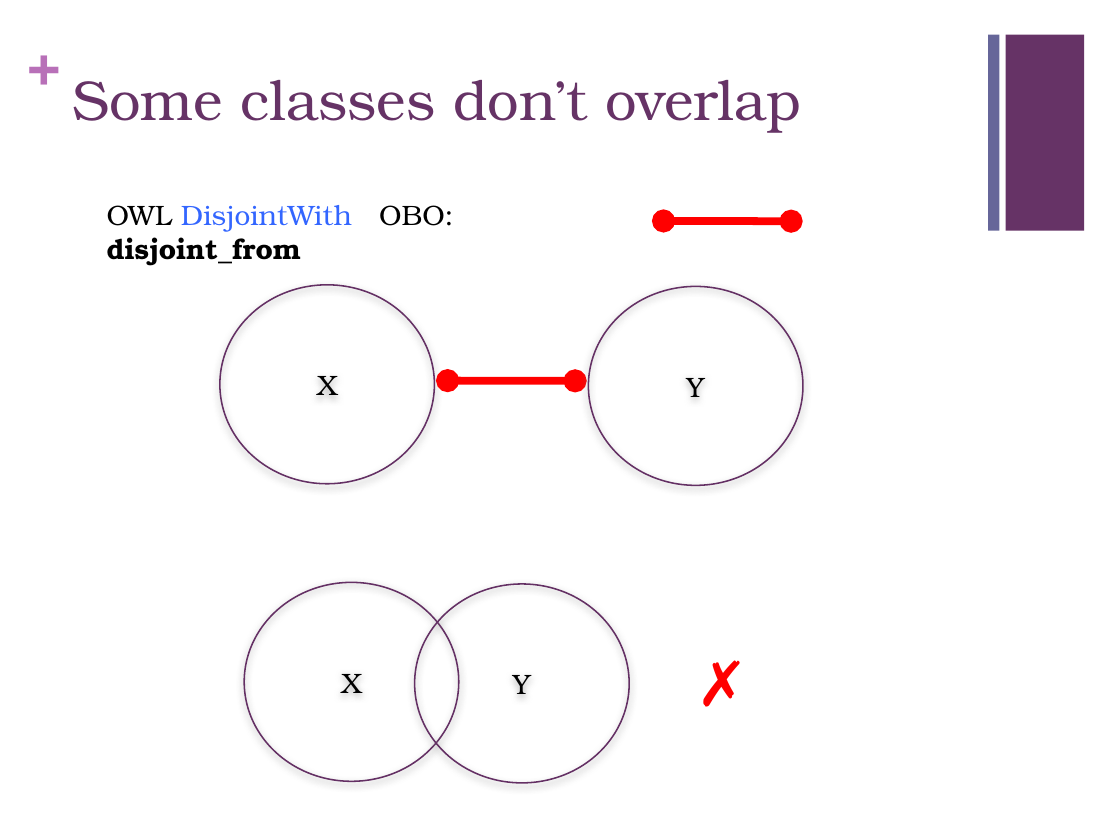
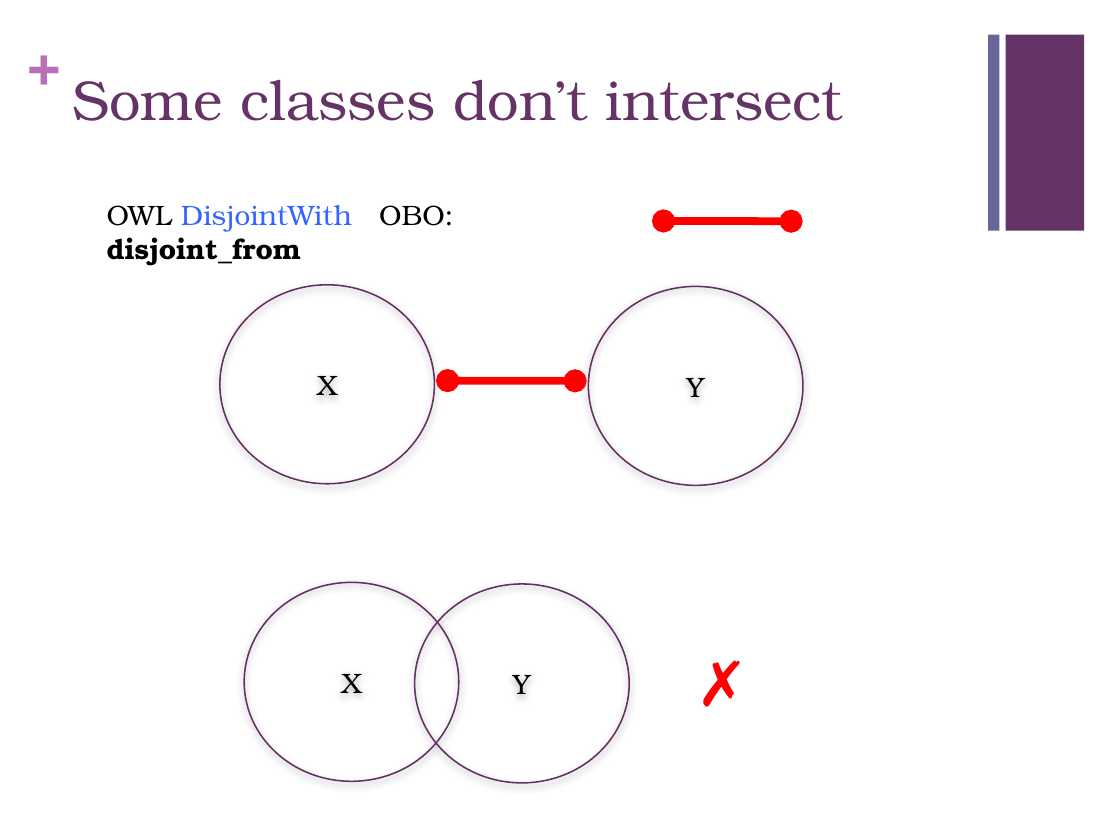
Before and after one commit to geneontology/protege-tutorial, a slide deck: slide 24 of presentations/GO_protege_1201b.pptx. Drawn at 1120x840 pixels with LibreOffice and Linux fonts; fonts in the diff are those of the drawing. Boxes give left, top, right and bottom in pixels: in the first picture for what was removed or moved away, otherwise in the second. Text is boxed around its words. In the diff, an @@ line names an element or a change of style, - is before the commit and + after.

```diff
--- a/presentations/GO_protege_1201b.pptx
+++ b/presentations/GO_protege_1201b.pptx
@@ title at <box>72,80,843,121</box>: text changed @@
-Some classes don’t overlap
+Some classes don’t intersect
```
Also in this commit, not shown: 13 other slides changed, 5 slides added, 3 slides removed.
